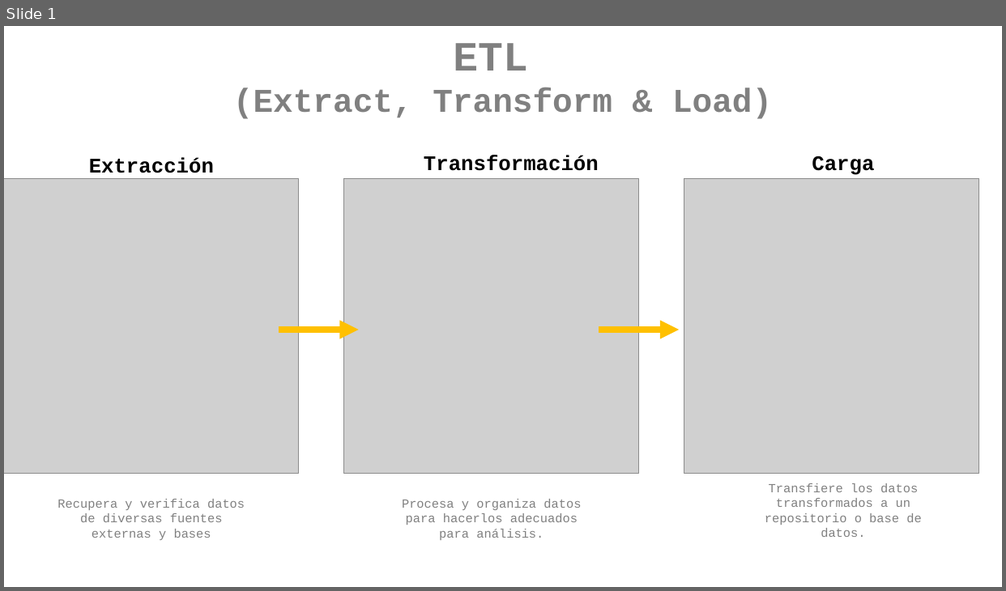
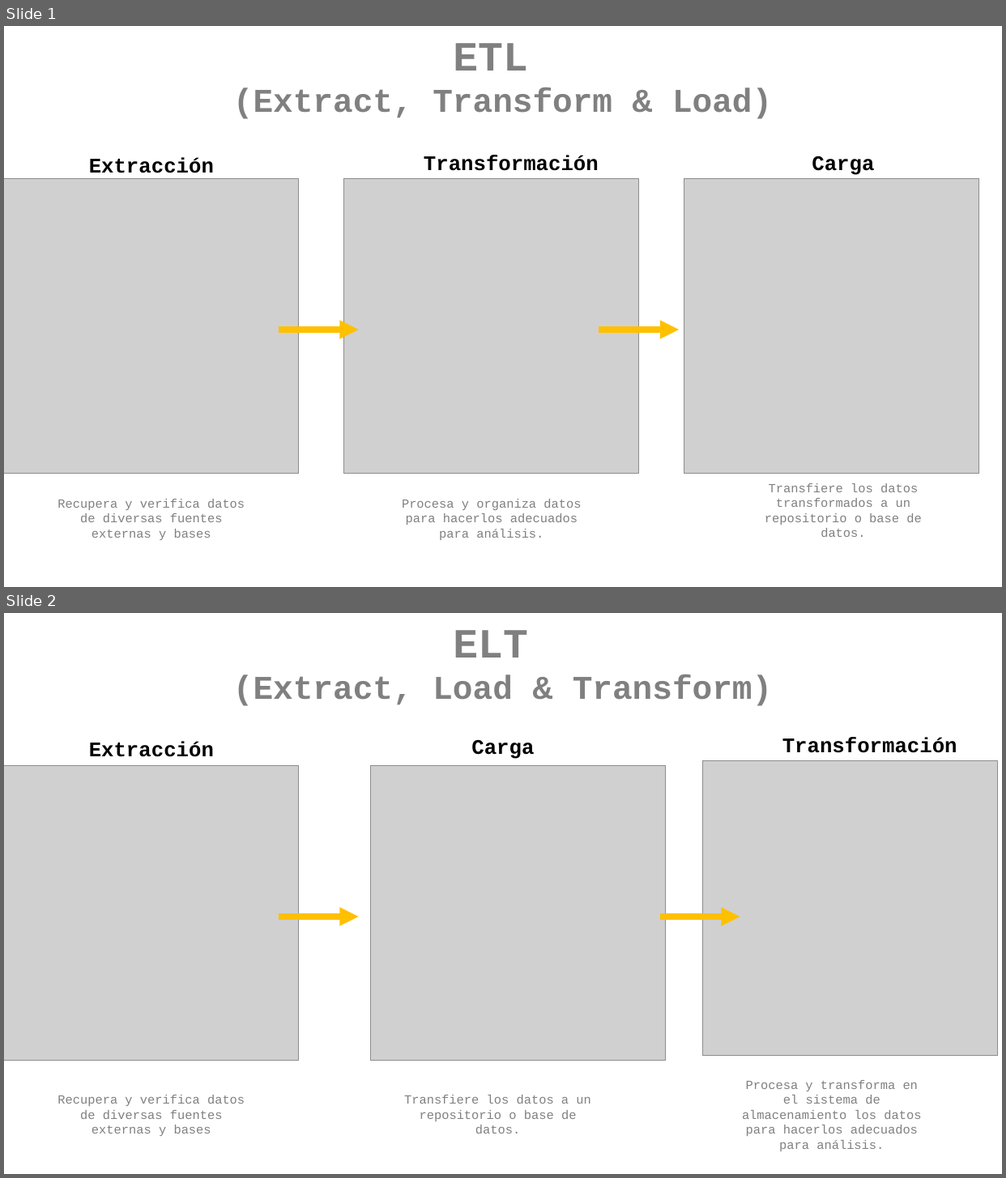
Before and after one commit to Hack-io-Data/Imagenes, a slide deck: 02-Imagenes/ETL/PowerPointImagenes.pptx. Shown one above the other, each under a label of ours: slide 1 before the commit, slides 1 and 2 after it. The pictures are 1006x591 and 1006x1178 pixels, drawn with LibreOffice and Linux fonts; fonts in the diff are those of the drawing; grey boxes stand for pictures. Boxes give left, top, right and bottom in pixels: in the first picture for what was removed or moved away, otherwise in the second. Text is boxed around its words. In the diff, an @@ line names an element or a change of style, - is before the commit and + after.

```diff
--- a/02-Imagenes/ETL/PowerPointImagenes.pptx
+++ b/02-Imagenes/ETL/PowerPointImagenes.pptx
@@ slide 2 added at (4,613,1002,1174), background #FFFFFF @@
@@ group added at (4,630,998,1152): 7 texts, 3 pictures, 2 arrows @@
+Extracción
+Transformación
+Carga
+ELT
+(Extract, Load & Transform)
+Recupera y verifica datos de diversas fuentes externas y bases
+Procesa y transforma en el sistema de almacenamiento los datos para hacerlos adecuados para análisis.
+Transfiere los datos a un repositorio o base de datos.
```
Also in this commit, not shown: 3 other files.
